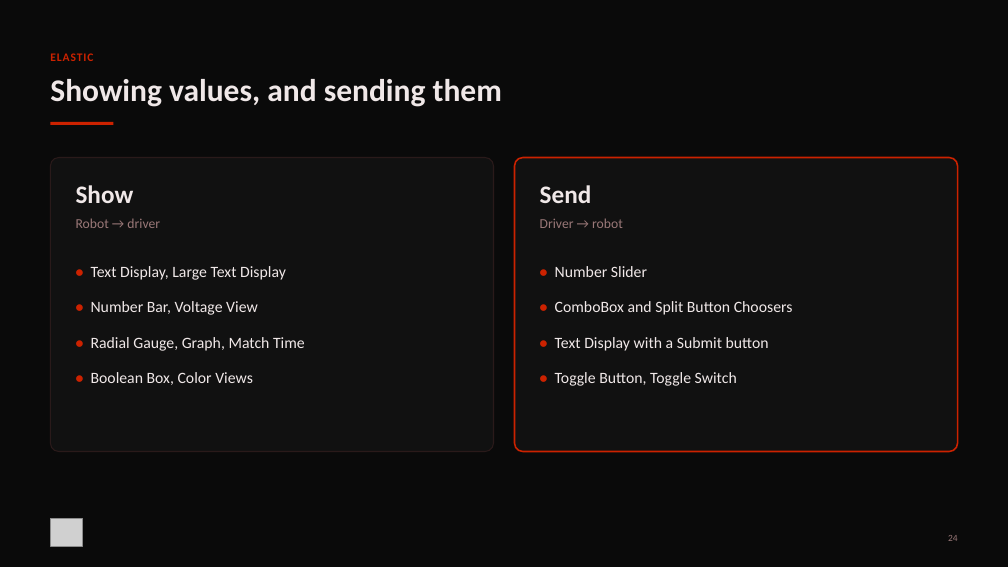
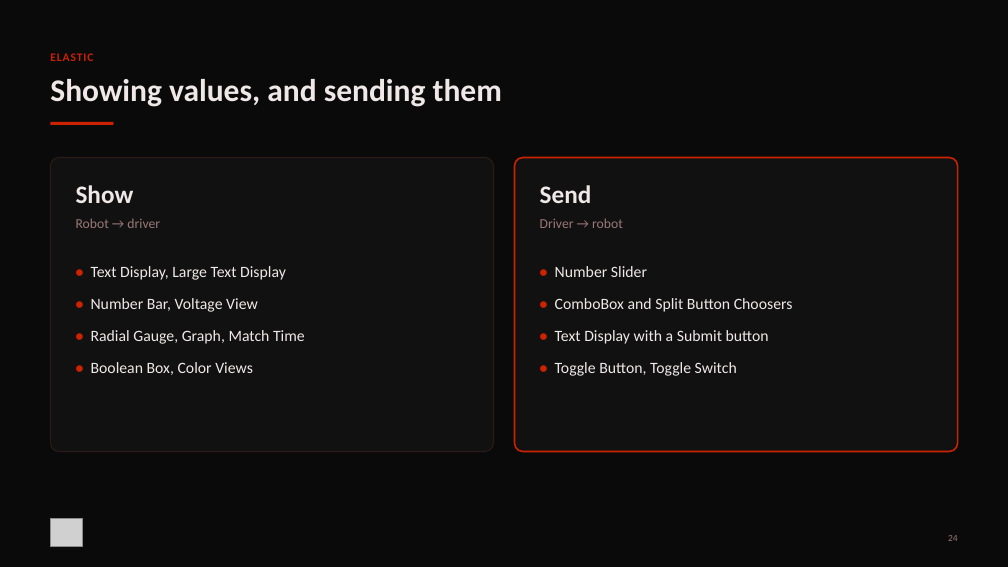
Before and after one commit to FRC-Team-4143/scriptum-lessons, a slide deck: slide 24 of 00-tools.pptx. Drawn at 1008x567 pixels with LibreOffice and Linux fonts; fonts in the diff are those of the drawing; grey boxes stand for pictures. Boxes give left, top, right and bottom in pixels: in the first picture for what was removed or moved away, otherwise in the second. Text is boxed around its words. In the diff, an @@ line names an element or a change of style, - is before the commit and + after.

```diff
--- a/00-tools.pptx
+++ b/00-tools.pptx
@@ text at bbox=[91, 266, 286, 315]: paragraphs removed @@
-• Text Display, Large Text Display
-• Number Bar, Voltage View
@@ text at bbox=[555, 266, 793, 315]: paragraphs removed @@
-• Number Slider
-• ComboBox and Split Button Choosers
@@ text added at bbox=[91, 298, 258, 312], 22.5 pt, text #F0E8E8 @@
+• Number Bar, Voltage View
@@ text added at bbox=[555, 298, 793, 312], 22.5 pt, text #F0E8E8 @@
+• ComboBox and Split Button Choosers
@@ text "• Radial Gauge, Graph, Match ..." at bbox=[91, 330, 305, 344]: less space between paragraphs @@
@@ text "• Radial Gauge, Graph, Match ...": place and size @@
-text "• Radial Gauge, Graph, Match ..." at bbox=[91, 266, 305, 385]
+text "• Radial Gauge, Graph, Match ..." at bbox=[91, 330, 305, 344]
@@ text "• Text Display with a ...": place and size @@
-text "• Text Display with a ..." at bbox=[555, 266, 793, 386]
+text "• Text Display with a ..." at bbox=[555, 330, 769, 344]
@@ text "• Text Display with a ..." at bbox=[555, 330, 769, 344]: less space between paragraphs @@
@@ text at bbox=[91, 372, 253, 385]: paragraph removed @@
-• Boolean Box, Color Views
@@ text added at bbox=[91, 362, 253, 375], 22.5 pt, text #F0E8E8 @@
+• Boolean Box, Color Views
@@ text at bbox=[555, 372, 737, 386]: paragraph removed @@
-• Toggle Button, Toggle Switch
@@ text added at bbox=[555, 362, 737, 376], 22.5 pt, text #F0E8E8 @@
+• Toggle Button, Toggle Switch
```
Also in this commit, not shown: 8 other slides changed, 1 other file.
